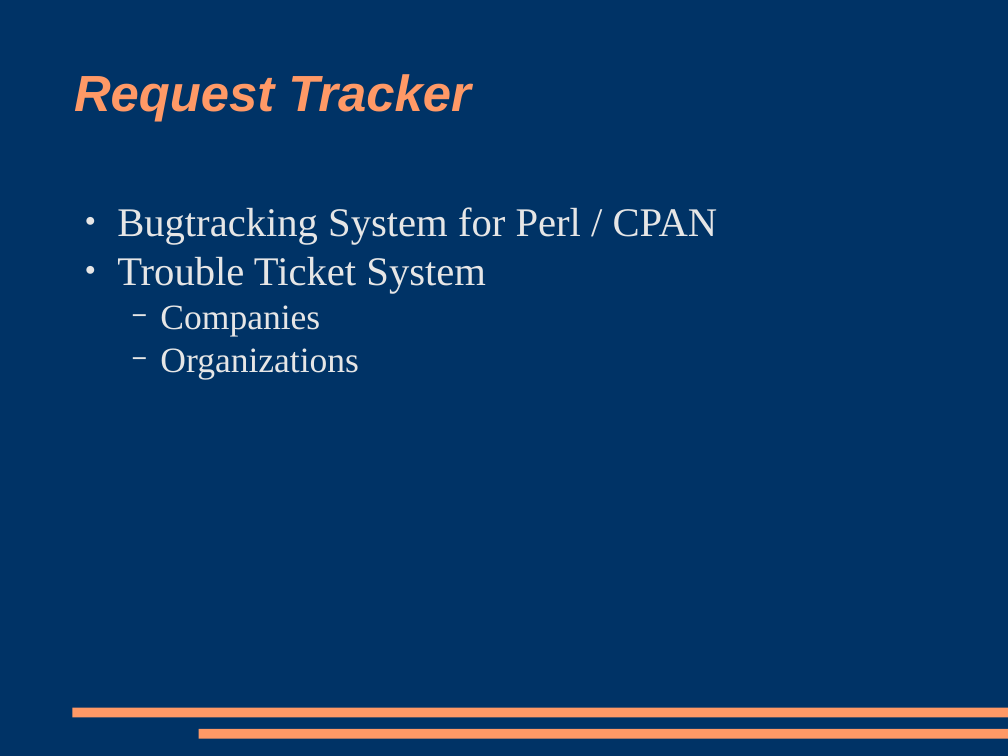
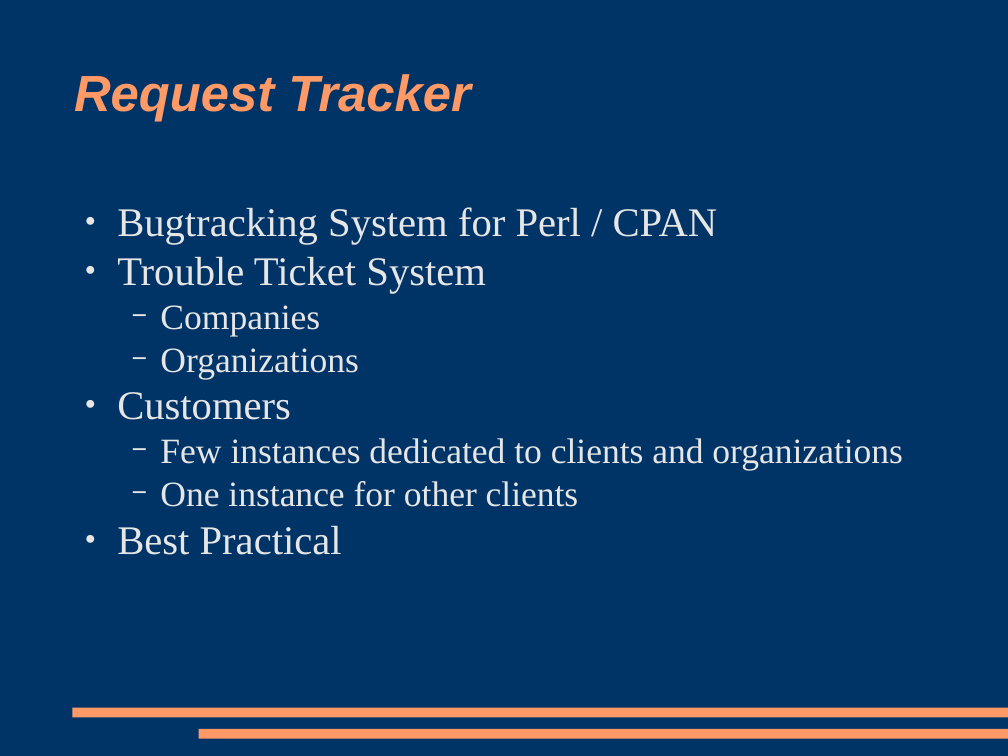
Before and after one commit to racke/Presentations, a slide deck: slide 2 of npw2009/rt38.odp. Drawn at 1008x756 pixels with LibreOffice and Linux fonts; fonts in the diff are those of the drawing. Boxes give left, top, right and bottom in pixels: in the first picture for what was removed or moved away, otherwise in the second. Text is boxed around its words. In the diff, an @@ line names an element or a change of style, - is before the commit and + after.

```diff
--- a/npw2009/rt38.odp
+++ b/npw2009/rt38.odp
@@ text at (x1=117, y1=392, x2=903, y2=555): paragraphs added @@
+● Customers
+  − Few instances dedicated to clients and organizations
+  − One instance for other clients
+● Best Practical
```
Also in this commit, not shown: 3 other slides changed, 4 slides added, 1 slide removed, 1 other file.
